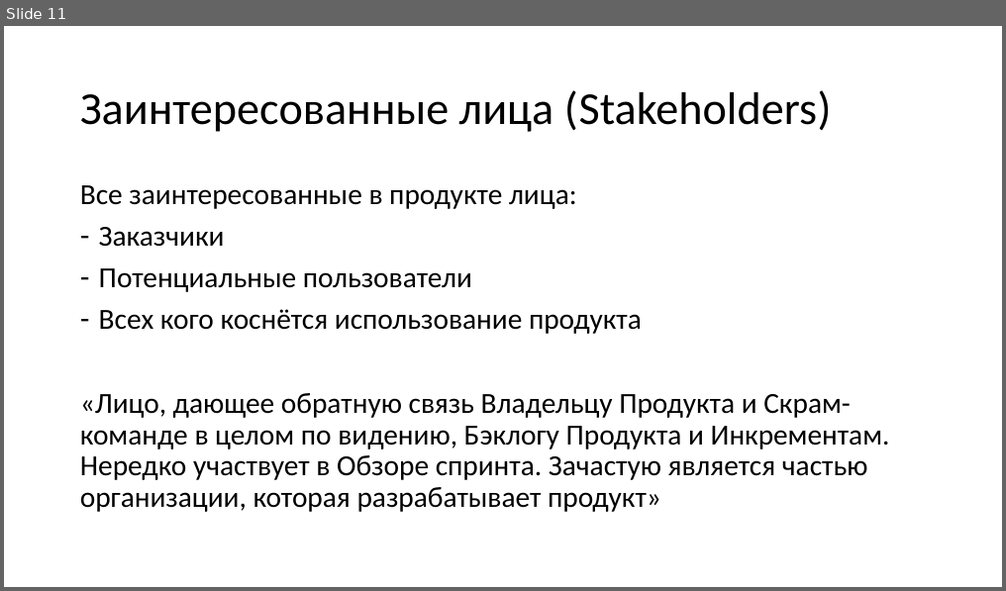
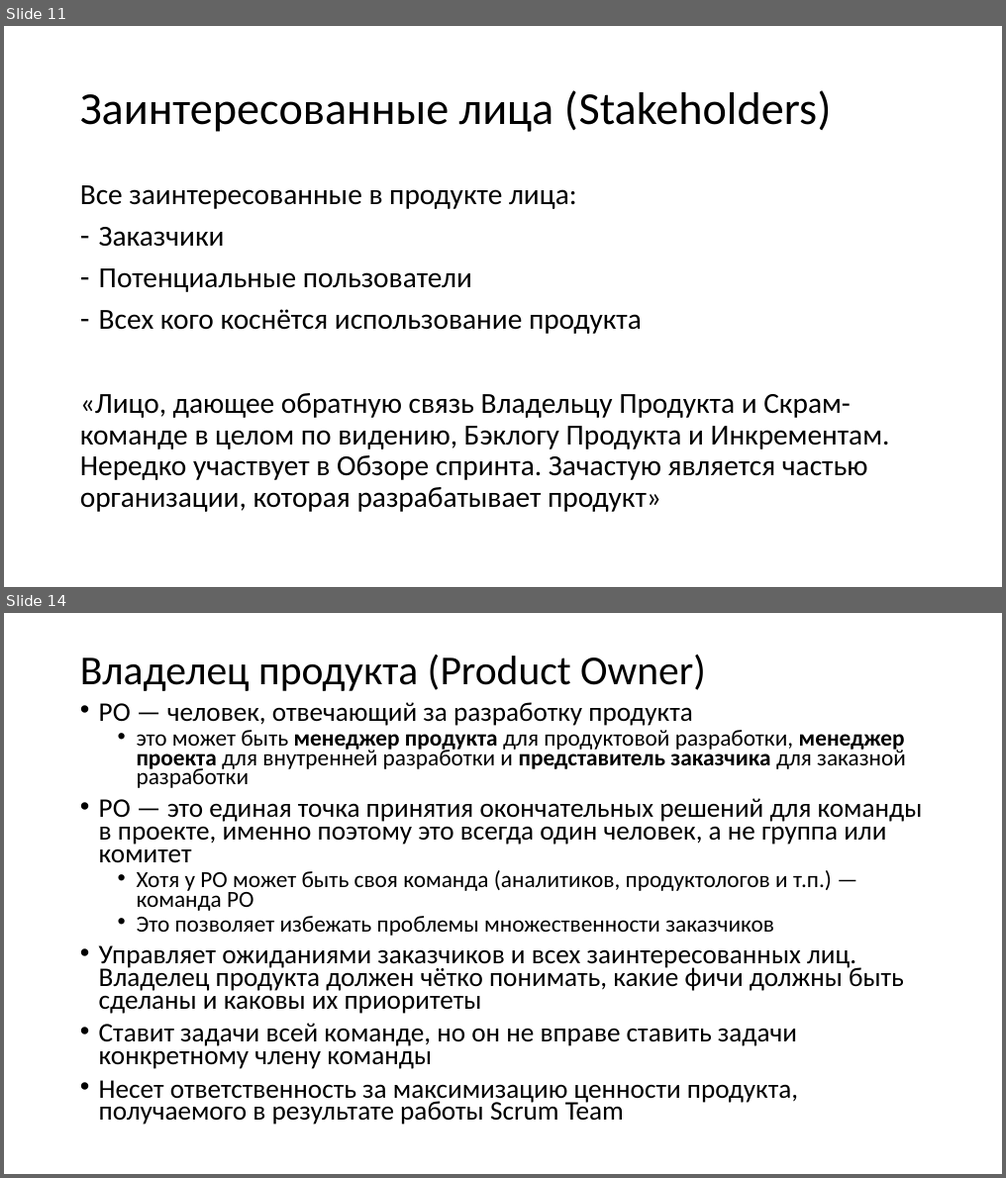
Before and after one commit to xtrueman/soft_dev_mgmt_course, a slide deck: slides/01-SCRUM.pptx. Shown one above the other, each under a label of ours: slide 11 before the commit, slides 11 and 14 after it; the slides between them are not shown. The pictures are 1006x591 and 1006x1178 pixels, drawn with LibreOffice and Linux fonts; fonts in the diff are those of the drawing. Boxes give left, top, right and bottom in pixels: in the first picture for what was removed or moved away, otherwise in the second. Text is boxed around its words. In the diff, an @@ line names an element or a change of style, - is before the commit and + after.

Commit message:
продолжение работы над курсов

```diff
--- a/slides/01-SCRUM.pptx
+++ b/slides/01-SCRUM.pptx
@@ slide 14 added at [4, 613, 1002, 1174], background #FFFFFF @@
@@ title added at [80, 654, 706, 691], 39.6 pt, text #000000 @@
+Владелец продукта (Product Owner)
@@ text added at [99, 702, 923, 1125], 25.9 pt, text #000000 @@
+• PO — человек, отвечающий за разработку продукта
+  • это может быть менеджер продукта для продуктовой разработки, менеджер проекта для внутренней разработки и представитель заказчика для заказной разработки
+• PO — это единая точка принятия окончательных решений для команды в проекте, именно поэтому это всегда один человек, а не группа или комитет
+  • Хотя у PO может быть своя команда (аналитиков, продуктологов и т.п.) — команда PO
+  • Это позволяет избежать проблемы множественности заказчиков
+• Управляет ожиданиями заказчиков и всех заинтересованных лиц. Владелец продукта должен чётко понимать, какие фичи должны быть сделаны и каковы их приоритеты
+• Ставит задачи всей команде, но он не вправе ставить задачи конкретному члену команды
+• Несет ответственность за максимизацию ценности продукта, получаемого в результате работы Scrum Team
```
Also in this commit, not shown: 2 slides changed, 11 other slides added, 6 other files.
